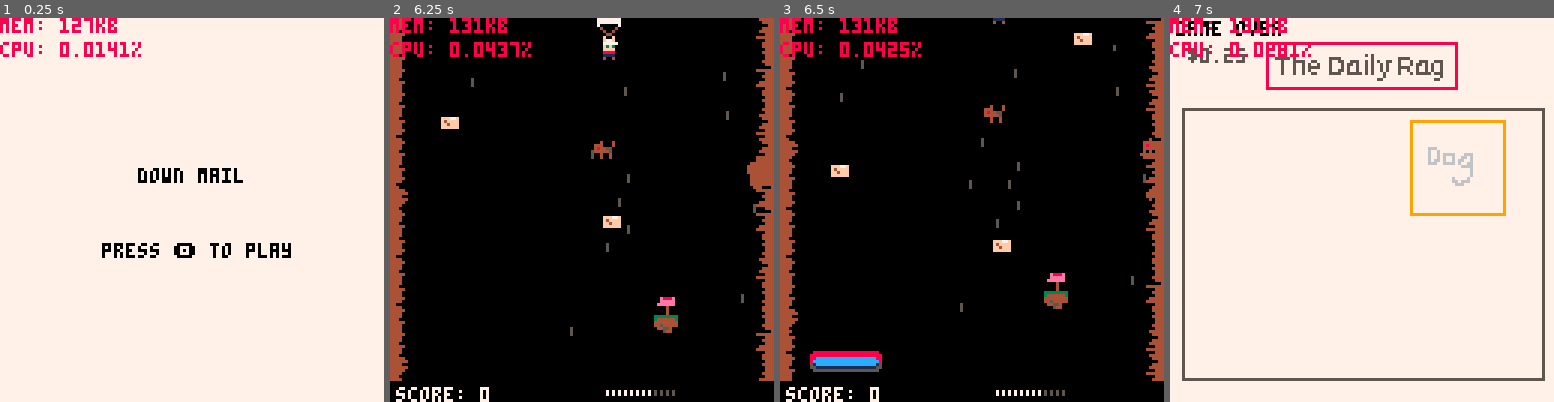
Above: before the commit, frames 1-4 (left to right).
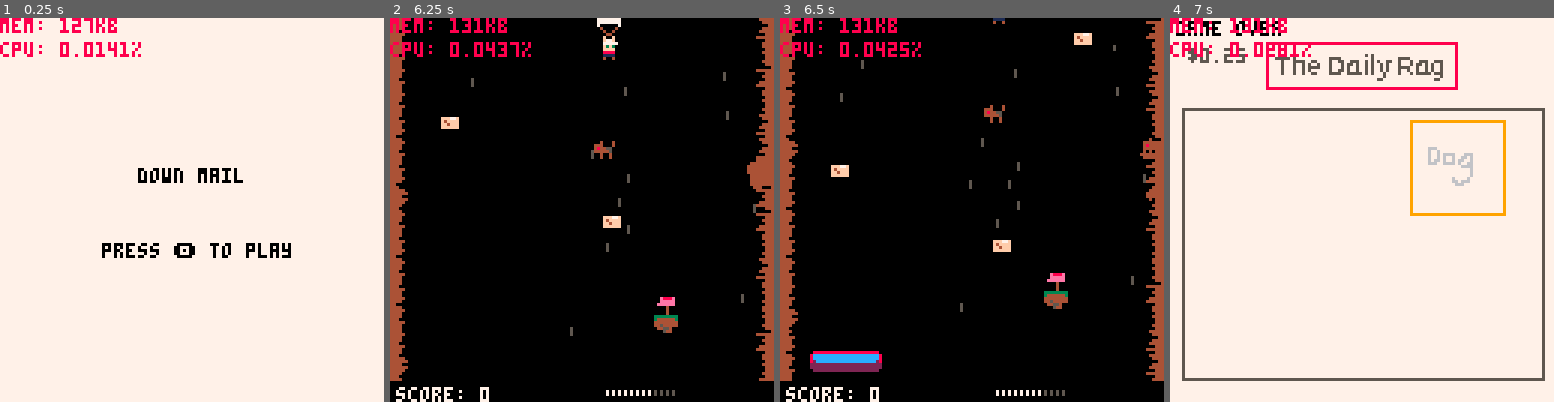
Above: after the commit, the same moments.

Repository: sugarvoid/down-mail
Game: PICO-8 cartridge down_mail.p8
Same seed, same stepped clock (60 frames per second), same inputs: the game is played once before the commit and once after it.
Inputs:
- Up to frame 1 (0.25 s): no input
- Up to frame 2 (6.25 s): tap O (Z key) at 0.33, 1.07, 2.22, 3.72, 5.22 s; tap Down at 0.7 s; tap X (X key) at 1.43, 2.07, 2.82, 3.57, 4.32, 5.07, 5.82 s; hold Up 1.97-2.63 s; hold Right 2.68-3.02 s; hold Down 3.07-3.73 s; hold Left 3.78-4.12 s; hold Up 4.17-4.5 s; hold Left 4.55-5.05 s; hold Right 5.1-5.93 s; hold Up from 5.98 s (still down)
- Up to frame 3 (6.5 s): keep holding Up
- Up to frame 4 (7 s): tap X (X key) at 6.57 s; release Up at 6.65 s; hold Right from 6.7 s (still down); tap O (Z key) at 6.72 s

Frames 1-2 are identical in both runs. In frame 3, 0.6% of the frame differs, in the area x 7-27%, y 87-93%; in frame 4, nothing differs.

Commit message:
Tweak pool sprite

Diff:
--- a/down_mail.p8
+++ b/down_mail.p8
@@ -52,12 +52,12 @@
 00000000000000000000000000000000000000000000000000000000000000000000000000000000005555000000000044400000000004440000000000000000
 00000000008888000000000000000000000000000000000000000000000000000000000000000000000000000000000000000000000000000000000000000000
 00777400088888800000000066006606060666666066606600000000000000000888888888888888888888800000000000000000000000000000000000000000
-00744fff888888880ee0ee0006066060066666600660660000000066000000008888888888888888888888880000000000000000000000000000000000000000
-0fffff0f88888888eeeee7e0006006000066060000060660000006000000000088cccccccccccccccccccc880000000000000000000000000000000000000000
-0fffff0f88888888eeeeeee000006600000666000066660000006000000000008cccccccccccccccccccccc80000000000000000000000000000000000000000
-0fffff0f888888880eeeee00006600000066600000060000009999000000000051cccccccccccccccccccc150000000000000000000000000000000000000000
-0fffffff0888888000eee00000006000000600000000600000595900000000005511111111111111111111550000000000000000000000000000000000000000
-00ffff0000888800000e000000060000000060000006000000000000000000000555555555555555555555500000000000000000000000000000000000000000
+00744fff888888880ee0ee0006066060066666600660660000000066000000008cccccccccccccccccccccc80000000000000000000000000000000000000000
+0fffff0f88888888eeeee7e000600600006606000006066000000600000000008cccccccccccccccccccccc80000000000000000000000000000000000000000
+0fffff0f88888888eeeeeee0000066000006660000666600000060000000000082cccccccccccccccccccc280000000000000000000000000000000000000000
+0fffff0f888888880eeeee0000660000006660000006000000999900000000002222222222222222222222220000000000000000000000000000000000000000
+0fffffff0888888000eee00000006000000600000000600000595900000000002222222222222222222222220000000000000000000000000000000000000000
+00ffff0000888800000e000000060000000060000006000000000000000000000222222222222222222222200000000000000000000000000000000000000000
 99999999999999999999999999999999eeeeeeeeeeeeeeeeeeeeeeeeeeeeeeeeccccccccccccccccccccccccccccccccaaaaaaaaaaaaaaaaaaaaaaaaaaaaaaaa
 90000000000000000000000000000009e000000000000000000000000000000ec000000000000000000000000000000ca000000000000000000000000000000a
 90000000000000000000000000000009e000000000000000000000000000000ec000000000000000000000000000000ca000000000000000000000000000000a
